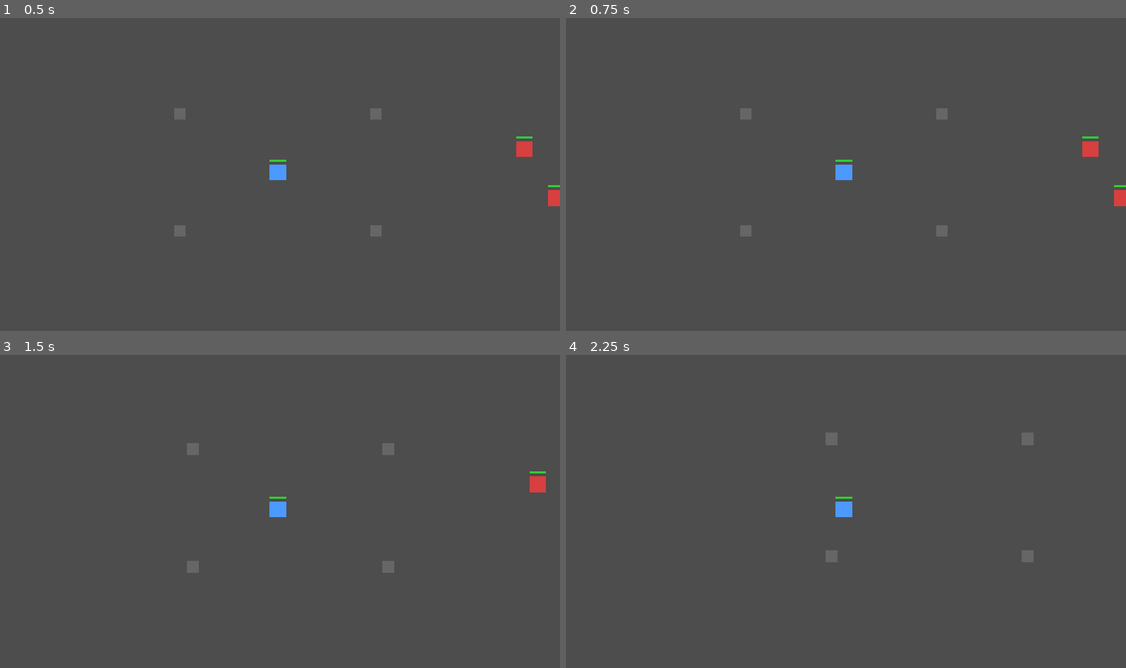
Above: before the commit, frames 1-4 (two rows, left to right).
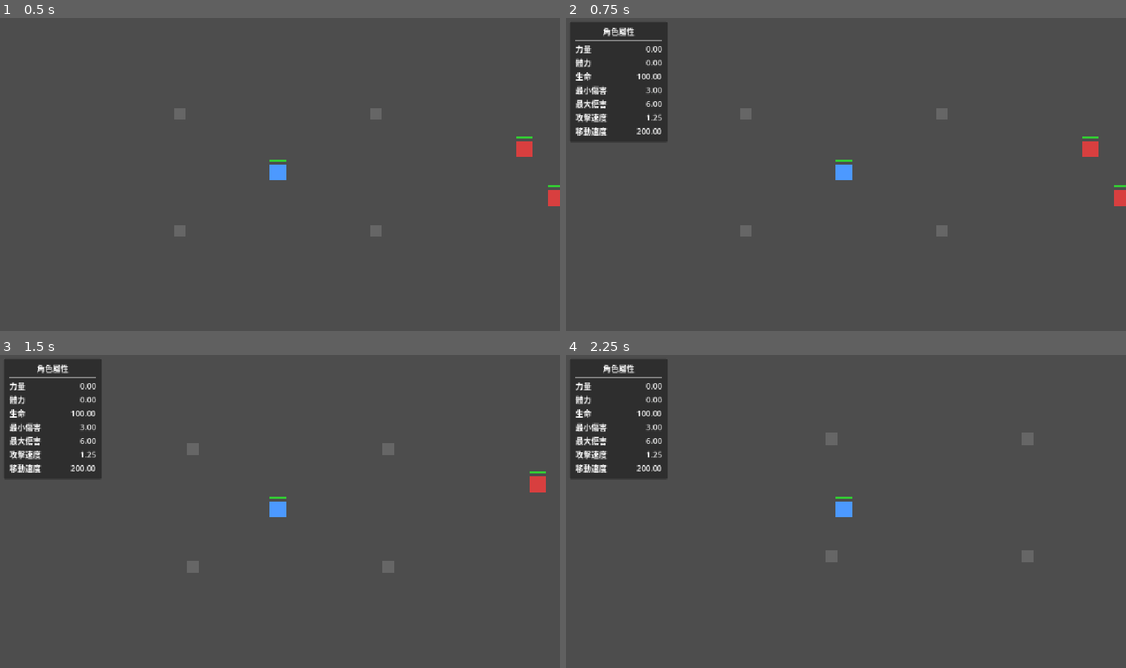
Above: after the commit, the same moments.

Repository: a07030601-sys/woodgame
Game: Godot game, scene res://scenes/main.tscn
Same seed, same stepped clock (60 frames per second), same inputs: the game is played once before the commit and once after it.
Inputs (mouse positions are in pixels of both pictures, inside the frame that each line leads up to):
- Up to frame 1 (0.5 s): no input
- Up to frame 2 (0.75 s): tap Enter at 0.5 s; move the mouse to (969, 155) at 0.52 s; hold C (toggle_stats_panel, bound only after the commit) from 0.53 s (still down)
- Up to frame 3 (1.5 s): tap Space at 1.25 s; move the mouse to (162, 524) at 1.27 s; release C (toggle_stats_panel, bound only after the commit) at 1.28 s; click (162, 524) at 1.35 s
- Up to frame 4 (2.25 s): tap C (toggle_stats_panel, bound only after the commit) at 1.55 s; move the mouse to (902, 439) at 2.02 s; hold C (toggle_stats_panel, bound only after the commit) from 2.03 s (still down)

Frame 1 is identical in both runs. In frame 2, 6.2% of the frame differs, in the area x 0-19%, y 1-40%; in frame 3, 6.2%; in frame 4, 6.2%.

Commit message:
階段 3：主屬性效果與屬性面板
Co-Authored-By: Claude Opus 5.5 <noreply@anthropic.com>

Diff:
--- a/project.godot
+++ b/project.godot
@@ -31,6 +31,16 @@
 "events": [Object(InputEventMouseButton,"resource_local_to_scene":false,"resource_name":"","device":-1,"window_id":0,"a …(252 unchanged characters)…
 ]
 }
+toggle_stats_panel={
+"deadzone": 0.2,
+"events": [Object(InputEventKey,"resource_local_to_scene":false,"resource_name":"","device":-1,"window_id":0,"alt_pressed":false,"shift_pressed":false,"ctrl_pressed":false,"meta_pressed":false,"pressed":false,"keycode":0,"physical_keycode":67,"key_label":0,"unicode":99,"location":0,"echo":false,"script":null)
+]
+}
+debug_toggle_strength={
+"deadzone": 0.2,
+"events": [Object(InputEventKey,"resource_local_to_scene":false,"resource_name":"","device":-1,"window_id":0,"alt_pressed":false,"shift_pressed":false,"ctrl_pressed":false,"meta_pressed":false,"pressed":false,"keycode":0,"physical_keycode":84,"key_label":0,"unicode":116,"location":0,"echo":false,"script":null)
+]
+}
 
 [layer_names]
 
--- a/scenes/main.tscn
+++ b/scenes/main.tscn
@@ -1,9 +1,10 @@
-[gd_scene load_steps=5 format=3]
+[gd_scene load_steps=6 format=3]
 
 [ext_resource type="PackedScene" path="res://scenes/player.tscn" id="1_player"]
 [ext_resource type="PackedScene" path="res://scenes/monster.tscn" id="2_monster"]
 [ext_resource type="Script" path="res://scripts/main.gd" id="3_main"]
 [ext_resource type="Script" path="res://scripts/monsters/monster_spawner.gd" id="4_spawner"]
+[ext_resource type="PackedScene" path="res://scenes/ui/stats_panel.tscn" id="5_stats_panel"]
 
 [node name="Main" type="Node2D"]
 script = ExtResource("3_main")
@@ -61,3 +62,5 @@
 text = "你已死亡"
 horizontal_alignment = 1
 vertical_alignment = 1
+
+[node name="StatsPanel" parent="." instance=ExtResource("5_stats_panel")]
--- /dev/null
+++ b/scenes/ui/stats_panel.tscn
@@ -0,0 +1,35 @@
+[gd_scene load_steps=2 format=3]
+
+[ext_resource type="Script" path="res://scripts/ui/stats_panel.gd" id="1_stats_panel"]
+
+[node name="StatsPanel" type="CanvasLayer"]
+script = ExtResource("1_stats_panel")
+
+[node name="Panel" type="PanelContainer" parent="."]
+offset_left = 16.0
+offset_top = 16.0
+offset_right = 216.0
+offset_bottom = 56.0
+
+[node name="Margin" type="MarginContainer" parent="Panel"]
+layout_mode = 2
+theme_override_constants/margin_left = 12
+theme_override_constants/margin_top = 8
+theme_override_constants/margin_right = 12
+theme_override_constants/margin_bottom = 10
+
+[node name="VBox" type="VBoxContainer" parent="Panel/Margin"]
+layout_mode = 2
+
+[node name="Title" type="Label" parent="Panel/Margin/VBox"]
+layout_mode = 2
+text = "角色屬性"
+horizontal_alignment = 1
+
+[node name="Separator" type="HSeparator" parent="Panel/Margin/VBox"]
+layout_mode = 2
+
+[node name="Grid" type="GridContainer" parent="Panel/Margin/VBox"]
+layout_mode = 2
+theme_override_constants/h_separation = 24
+columns = 2
--- a/scripts/autoload/stat_system.gd
+++ b/scripts/autoload/stat_system.gd
@@ -7,6 +7,11 @@
 
 const MODIFIER_FLAT: String = "flat"
 const MODIFIER_PERCENT: String = "percent"
+
+# 每點 strength 讓 damage_min 與 damage_max 各增加的百分比，併入 percent 總和
+const STRENGTH_DAMAGE_PERCENT_PER_POINT: float = 1.0
+# 每點 vitality 增加的 life，併入 flat 總和
+const VITALITY_LIFE_PER_POINT: float = 3.0
 
 const STAT_NAMES: Array[String] = [
 	"strength",
@@ -42,13 +47,26 @@
 		if typeof(key) != TYPE_STRING or not STAT_NAMES.has(key):
 			push_warning("StatSystem：忽略不支援的基礎屬性 %s" % str(key))
 
+	# 主屬性的衍生效果：先算出 strength 與 vitality 的最終值，再併入其他屬性的總和
+	var strength: float = _compute_final(base_stats, "strength", flat_totals, percent_totals)
+	var vitality: float = _compute_final(base_stats, "vitality", flat_totals, percent_totals)
+	percent_totals["damage_min"] += strength * STRENGTH_DAMAGE_PERCENT_PER_POINT
+	percent_totals["damage_max"] += strength * STRENGTH_DAMAGE_PERCENT_PER_POINT
+	flat_totals["life"] += vitality * VITALITY_LIFE_PER_POINT
+
 	var final_stats: Dictionary = {}
 	for stat_name: String in STAT_NAMES:
-		var base_value: float = _get_base_value(base_stats, stat_name)
-		var flat_total: float = flat_totals[stat_name]
-		var percent_total: float = percent_totals[stat_name]
-		final_stats[stat_name] = (base_value + flat_total) * (1.0 + percent_total / 100.0)
+		final_stats[stat_name] = _compute_final(base_stats, stat_name, flat_totals, percent_totals)
 	return final_stats
+
+
+func _compute_final(
+	base_stats: Dictionary, stat_name: String, flat_totals: Dictionary, percent_totals: Dictionary
+) -> float:
+	var base_value: float = _get_base_value(base_stats, stat_name)
+	var flat_total: float = flat_totals[stat_name]
+	var percent_total: float = percent_totals[stat_name]
+	return (base_value + flat_total) * (1.0 + percent_total / 100.0)
 
 
 func _get_base_value(base_stats: Dictionary, stat_name: String) -> float:
--- a/scripts/player/player.gd
+++ b/scripts/player/player.gd
@@ -12,6 +12,8 @@
 const ENEMIES_LAYER_MASK: int = 1 << 1
 # attack_speed 的下限，避免算攻擊間隔時除以 0
 const MIN_ATTACK_SPEED: float = 0.01
+# 除錯用，階段 4 有裝備後移除
+const DEBUG_STRENGTH_SOURCE: String = "debug_strength"
 const DEAD_COLOR: Color = Color(0.5, 0.5, 0.5, 1.0)
 const DAMAGE_NUMBER_SCENE: PackedScene = preload("res://scenes/ui/damage_number.tscn")
 const DAMAGE_NUMBER_OFFSET: Vector2 = Vector2(0.0, -38.0)
@@ -42,6 +44,16 @@
 
 
 func _unhandled_input(event: InputEvent) -> void:
+	# 除錯用，階段 4 有裝備後移除
+	if event.is_action_pressed("debug_toggle_strength"):
+		if _stats.has_source(DEBUG_STRENGTH_SOURCE):
+			_stats.remove_source(DEBUG_STRENGTH_SOURCE)
+		else:
+			_stats.add_source(
+				DEBUG_STRENGTH_SOURCE, [{"stat": "strength", "value": 10, "type": "flat"}]
+			)
+		return
+
 	if event.is_action_pressed("move_click"):
 		var click_position: Vector2 = get_global_mouse_position()
 		_attack_target = _find_enemy_at(click_position)
@@ -80,6 +92,10 @@
 
 func is_dead() -> bool:
 	return _health.is_dead()
+
+
+func get_stats() -> StatsComponent:
+	return _stats
 
 
 func revive(spawn_position: Vector2) -> void:
--- a/scripts/tests/stat_system_test.gd
+++ b/scripts/tests/stat_system_test.gd
@@ -89,6 +89,40 @@
 		{"strength": 10.0}
 	)
 
+	_check(
+		"10 點力量讓傷害變為 1.1 倍",
+		{"strength": 10, "damage_min": 10, "damage_max": 20},
+		[],
+		{"damage_min": 11.0, "damage_max": 22.0}
+	)
+	_check(
+		"10 點體力讓生命 +30",
+		{"vitality": 10, "life": 100},
+		[],
+		{"life": 130.0}
+	)
+	_check(
+		"力量的 percent 與裝備的 percent 相加而不是相乘",
+		{"strength": 10, "damage_min": 10},
+		[{"stat": "damage_min", "value": 20, "type": "percent"}],
+		{"damage_min": 13.0}
+	)
+	_check(
+		"衍生效果用的是力量的最終值",
+		{"strength": 5, "damage_min": 10},
+		[
+			{"stat": "strength", "value": 5, "type": "flat"},
+			{"stat": "strength", "value": 100, "type": "percent"},
+		],
+		{"strength": 20.0, "damage_min": 12.0}
+	)
+	_check(
+		"體力給的生命併入 flat，再乘上生命的 percent",
+		{"vitality": 10, "life": 100},
+		[{"stat": "life", "value": 10, "type": "percent"}],
+		{"life": 143.0}
+	)
+
 	print("===== 測試結束：%d PASS，%d FAIL =====" % [_pass_count, _fail_count])
 
 
--- /dev/null
+++ b/scripts/ui/stats_panel.gd
@@ -0,0 +1,57 @@
+class_name StatsPanel
+extends CanvasLayer
+
+# 屬性的顯示名稱，沒列在這裡的屬性會直接顯示英文名稱
+const STAT_LABELS: Dictionary = {
+	"strength": "力量",
+	"vitality": "體力",
+	"life": "生命",
+	"damage_min": "最小傷害",
+	"damage_max": "最大傷害",
+	"attack_speed": "攻擊速度",
+	"move_speed": "移動速度",
+}
+
+var _stats: StatsComponent = null
+# 屬性名稱 -> 顯示數值的 Label
+var _value_labels: Dictionary = {}
+
+@onready var _grid: GridContainer = $Panel/Margin/VBox/Grid
+
+
+func _ready() -> void:
+	hide()
+	_build_rows()
+
+	var player: Player = get_tree().get_first_node_in_group("player") as Player
+	if player == null:
+		push_warning("StatsPanel：找不到 player 群組的玩家")
+		return
+	_stats = player.get_stats()
+	_stats.stats_changed.connect(_refresh)
+	_refresh()
+
+
+func _unhandled_input(event: InputEvent) -> void:
+	if event.is_action_pressed("toggle_stats_panel"):
+		visible = not visible
+
+
+# 依 StatSystem 的屬性清單建立每一列，新增屬性時面板會自動多一列
+func _build_rows() -> void:
+	for stat_name: String in StatSystem.STAT_NAMES:
+		var name_label: Label = Label.new()
+		name_label.text = STAT_LABELS.get(stat_name, stat_name)
+		_grid.add_child(name_label)
+
+		var value_label: Label = Label.new()
+		value_label.horizontal_alignment = HORIZONTAL_ALIGNMENT_RIGHT
+		value_label.size_flags_horizontal = Control.SIZE_EXPAND_FILL
+		_grid.add_child(value_label)
+		_value_labels[stat_name] = value_label
+
+
+func _refresh() -> void:
+	for stat_name: String in _value_labels:
+		var value_label: Label = _value_labels[stat_name]
+		value_label.text = "%.2f" % _stats.get_stat(stat_name)
Not shown, added: scripts/ui/stats_panel.gd.uid
Not shown, changed: CLAUDE.md
